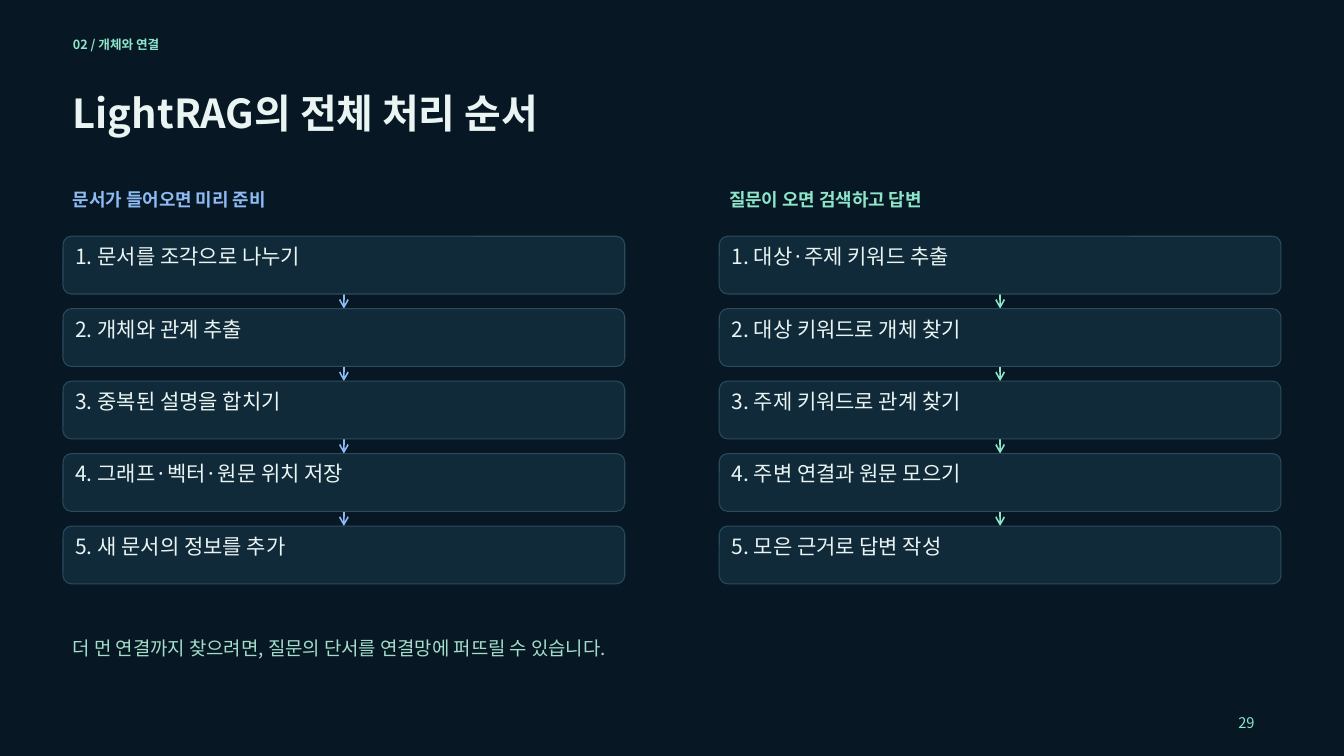
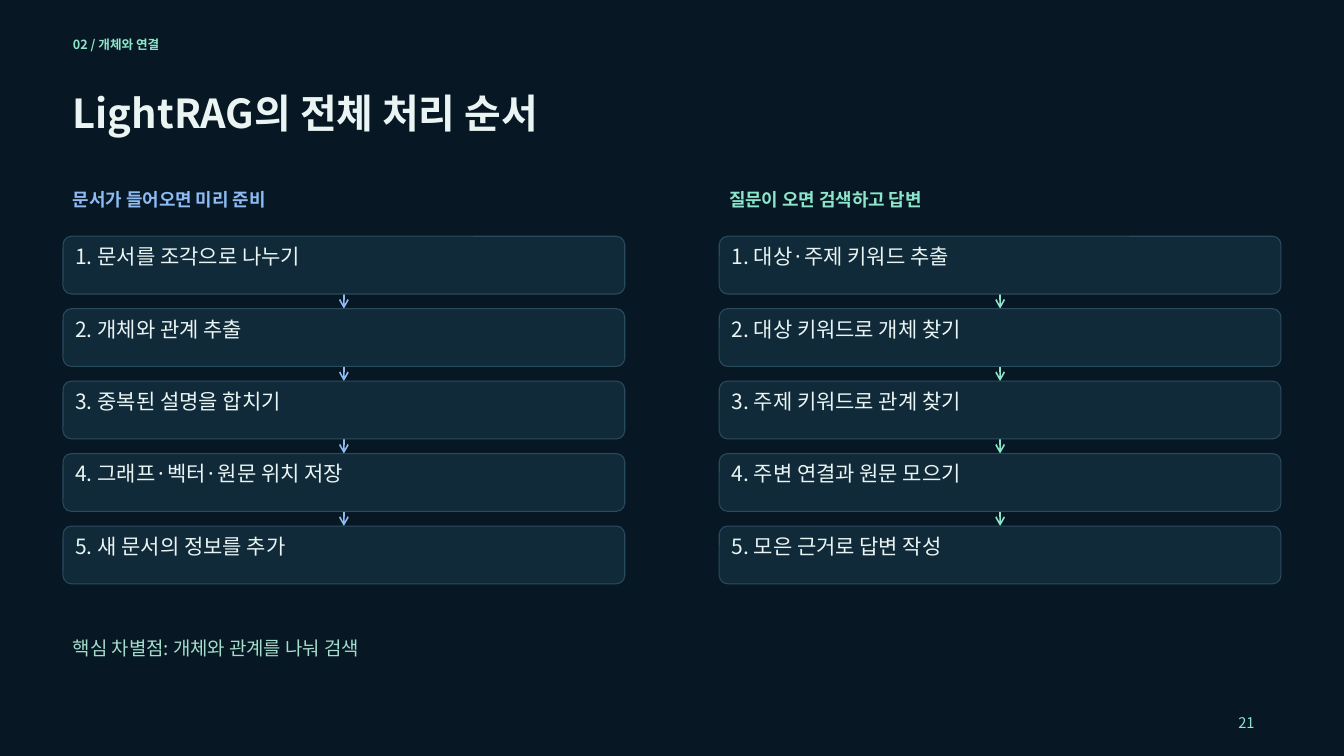
Before and after one commit to euiyulsong/graphrag-atlas, a slide deck: slide 21 of slides/GraphRAG_Atlas_Tech_Seminar.pptx (slide 29 before the commit). Drawn at 1344x756 pixels with LibreOffice and Linux fonts; fonts in the diff are those of the drawing. Boxes give left, top, right and bottom in pixels: in the first picture for what was removed or moved away, otherwise in the second. Text is boxed around its words. In the diff, an @@ line names an element or a change of style, - is before the commit and + after.

```diff
--- a/slides/GraphRAG_Atlas_Tech_Seminar.pptx
+++ b/slides/GraphRAG_Atlas_Tech_Seminar.pptx
@@ text at [73, 639, 359, 657]: text changed @@
-더 먼 연결까지 찾으려면, 질문의 단서를 연결망에 퍼뜨릴 수 있습니다.
+핵심 차별점: 개체와 관계를 나눠 검색
@@ text at [1238, 717, 1254, 728]: text changed @@
-29
+21
```
Also in this commit, not shown: 12 other slides changed, 30 slides removed, 5 other files.
